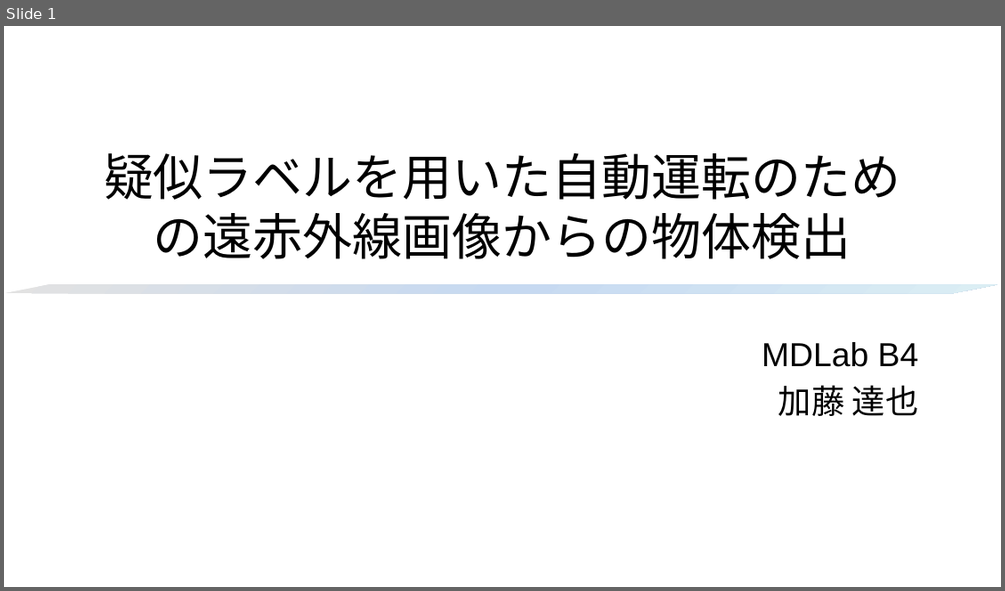
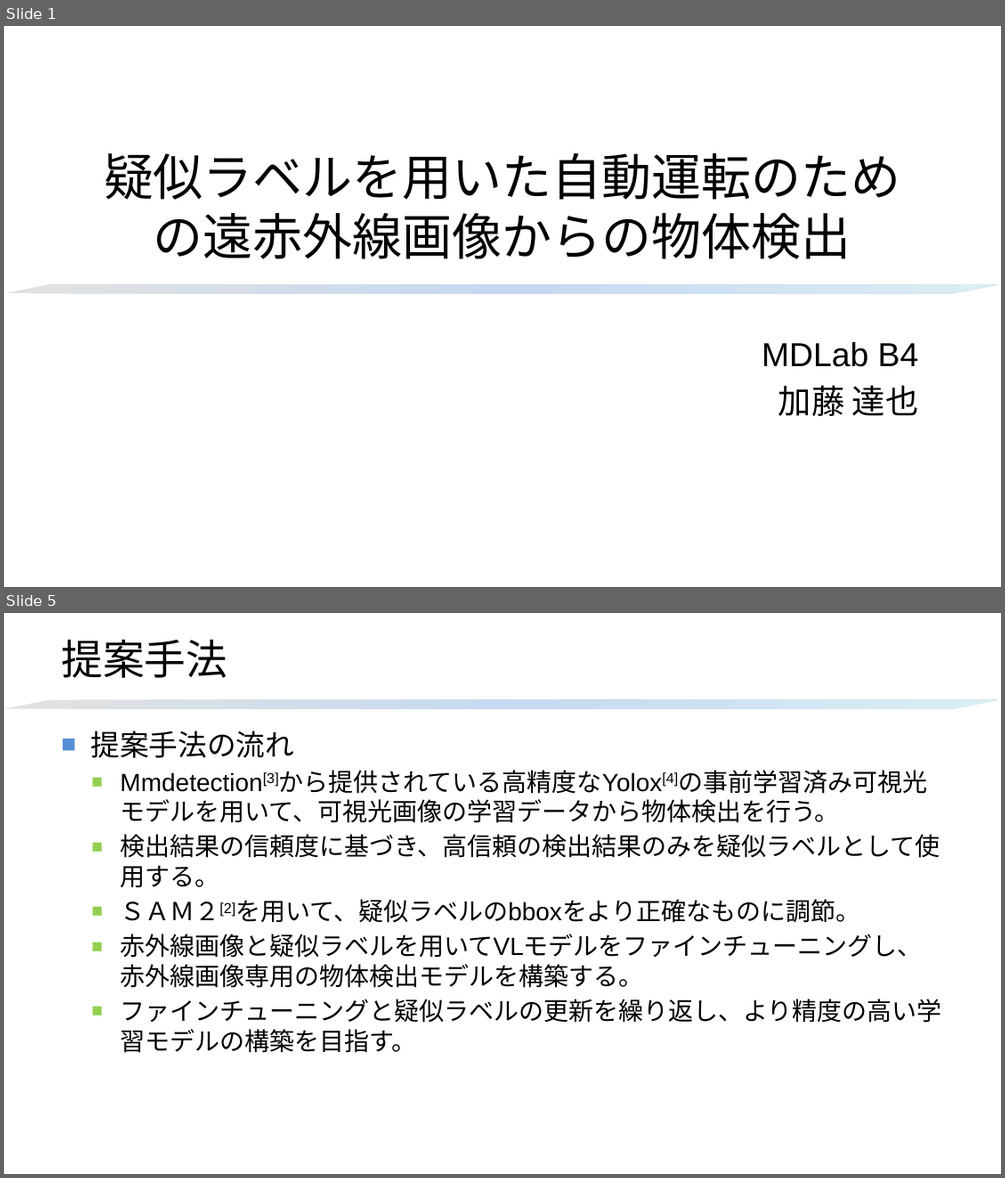
Before and after one commit to HagiriMigita/MDLab, a slide deck: kato.t2.pptx. Shown one above the other, each under a label of ours: slide 1 before the commit, slides 1 and 5 after it; the slides between them are not shown. The pictures are 1005x591 and 1005x1178 pixels, drawn with LibreOffice and Linux fonts; fonts in the diff are those of the drawing; background and template pictures are left out. Boxes give left, top, right and bottom in pixels: in the first picture for what was removed or moved away, otherwise in the second. Text is boxed around its words. In the diff, an @@ line names an element or a change of style, - is before the commit and + after.

Commit message:
データの整理

```diff
--- a/kato.t2.pptx
+++ b/kato.t2.pptx
@@ slide 5 added at (x1=4, y1=613, x2=1001, y2=1174), background #FFFFFF @@
@@ title added at (x1=61, y1=639, x2=227, y2=678), 40 pt, text #000000 @@
+提案手法
@@ parallelogram added at (x1=4, y1=699, x2=997, y2=709), fill gradient #DBEEF4 to #C6D9F1 to #E3E3E3 @@
@@ text added at (x1=91, y1=730, x2=941, y2=1053), 24 pt, text #000000 @@
+■ 提案手法の流れ
+  ■ Mmdetection[3]から提供されている高精度なYolox[4]の事前学習済み可視光モデルを用いて、可視光画像の学習データから物体検出を行う。
+  ■ 検出結果の信頼度に基づき、高信頼の検出結果のみを疑似ラベルとして使用する。
+  ■ ＳＡＭ２[2]を用いて、疑似ラベルのbboxをより正確なものに調節。
+  ■ 赤外線画像と疑似ラベルを用いてVLモデルをファインチューニングし、赤外線画像専用の物体検出モデルを構築する。
+  ■ ファインチューニングと疑似ラベルの更新を繰り返し、より精度の高い学習モデルの構築を目指す。
```
Also in this commit, not shown: 3 slides changed, 12 other slides added, 3 slides removed, 10 other files.
